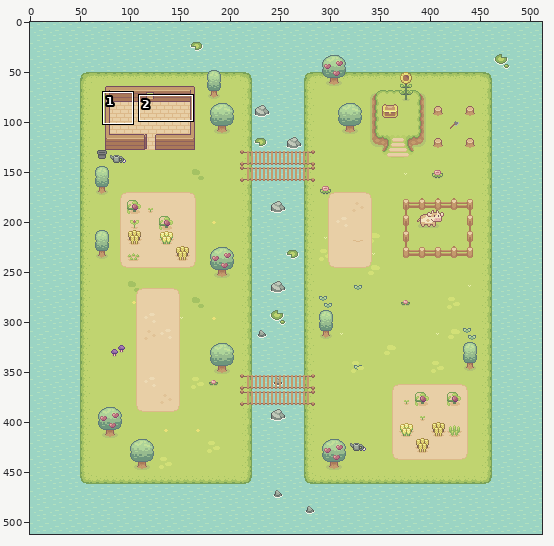
Two states of a sprite sheet, realmapproject.png. The picture above shows the old version from afar; the outline marks the close-up.
Close-up. Before the edit:
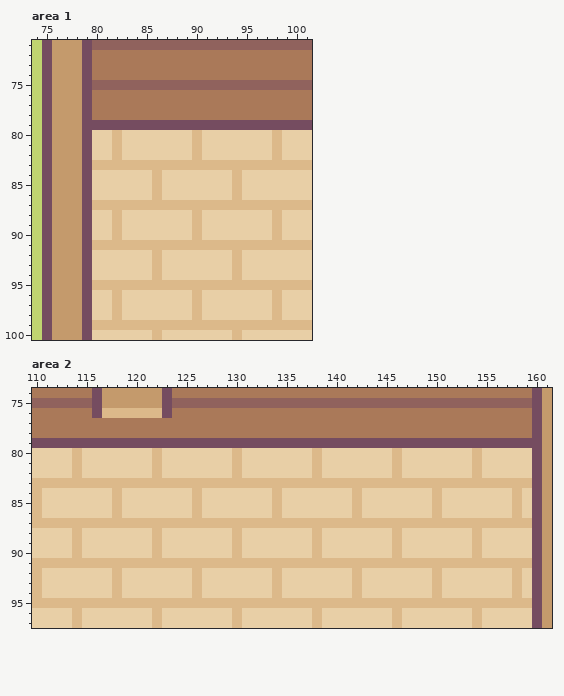
The file is 512x512 pixels. Colours within 5 levels of each other are drawn and written as one. Shown: area 1: x 74..101, y 71..100; area 2: x 110..161, y 74..97.
Once edited:
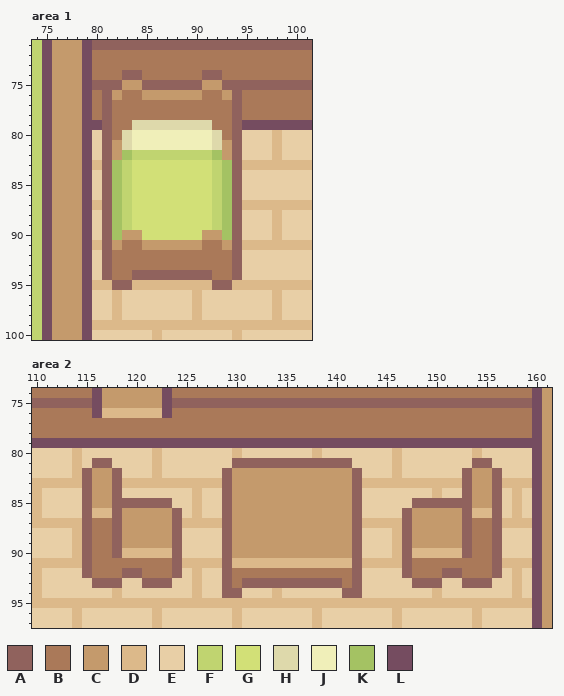
Palette (. is transparent): A #90625d  B #aa7959  C #c49a6c  D #dcb98a  E #e8cfa6  F #c0d470  G #d2e077  H #ded9ab  J #f0efb9  K #a4c263  L #754c60
Change:
Area 1:
y 74: x 83..84 BB -> AA; x 91..92 BB -> AA
y 75: x 83..84 AA -> CC; x 91..92 AA -> CC
y 76: x 81..82 BB -> AC; x 85..90 BBBBBB -> CCCCCC; x 93..94 BB -> CA
y 77..78: x 81 B -> A; x 94 B -> A
y 79: x 81..94 LLLLLLLLLLLLLL -> ABBHHHHHHHHBBA
y 80: x 81..94 EDEEEEEEEDEEEE -> ABHJJJJJJJJHBA
y 81: x 81..94 EDEEEEEEEDEEEE -> ACHJJJJJJJJHCA
y 82: x 81..94 EDEEEEEEEDEEEE -> ACKFFFFFFFFKCA
y 83: x 81..94 DDDDDDDDDDDDDD -> AKFGGGGGGGGFKA
y 84..86: x 81..94 EEEEEDEEEEEEED -> AKFGGGGGGGGFKA
y 87: x 81..94 DDDDDDDDDDDDDD -> AKFGGGGGGGGFKA
y 88..89: x 81..94 EDEEEEEEEDEEEE -> AKFGGGGGGGGFKA
y 90: x 81..94 EDEEEEEEEDEEEE -> AKCCGGGGGGCCKA
y 91: x 81..94 DDDDDDDDDDDDDD -> ACBBCCCCCCBBCA
y 92..93: x 81..94 EEEEEDEEEEEEED -> ABBBBBBBBBBBBA
y 94: x 81..94 EEEEEDEEEEEEED -> ABBAAAAAAAABBA
y 95: x 82..83 DD -> AA; x 92..93 DD -> AA
Area 2:
y 81: x 116..117 EE -> AA; x 130..141 DEEEEEEEDEEE -> AAAAAAAAAAAA; x 154..155 DE -> AA
y 82: x 115..118 EEEE -> ACCA; x 129..142 EDEEEEEEEDEEEE -> ACCCCCCCCCCCCA; x 153..156 EDEE -> ACCA
y 83: x 115..118 DDDD -> ACCA; x 129..142 DDDDDDDDDDDDDD -> ACCCCCCCCCCCCA; x 153..156 DDDD -> ACCA
y 84: x 115..118 EEED -> ACCA; x 129..142 EEEEEDEEEEEEED -> ACCCCCCCCCCCCA; x 153..156 EEEE -> ACCA
y 85: x 115..123 EEEDEEEEE -> ACCAAAAAA; x 129..142 EEEEEDEEEEEEED -> ACCCCCCCCCCCCA; x 148..156 EEDEEEEEE -> AAAAAACCA
y 86: x 115..124 EEEDEEEEEE -> ADDACCCCCA; x 129..142 EEEEEDEEEEEEED -> ACCCCCCCCCCCCA; x 147..156 EEEDEEEEEE -> ACCCCCADDA
y 87: x 115..124 DDDDDDDDDD -> ABBACCCCCA; x 129..142 DDDDDDDDDDDDDD -> ACCCCCCCCCCCCA; x 147..156 DDDDDDDDDD -> ACCCCCABBA
y 88..89: x 115..124 EEEEEEEDEE -> ABBACCCCCA; x 129..142 EDEEEEEEEDEEEE -> ACCCCCCCCCCCCA; x 147..156 EEEEEEEDEE -> ACCCCCABBA
y 90: x 115..121 EEEEEEE -> ABBADDD; x 123..124 EE -> DA; x 129..142 EDEEEEEEEDEEEE -> ACCCCCCCCCCCCA; x 147..156 EEEEEEEDEE -> ADDDDDABBA
y 91: x 115..124 DDDDDDDDDD -> ABBBBBBBBA; x 129 D -> A; x 142 D -> A; x 147..156 DDDDDDDDDD -> ABBBBBBBBA
y 92: x 115..124 EEEDEEEEEE -> ABBBAABBBA; x 129..142 EEEEEDEEEEEEED -> ABBBBBBBBBBBBA; x 147..156 EEEDEEEEEE -> ABBBAABBBA
y 93: x 116..118 EED -> AAA; x 121..123 EEE -> AAA; x 129..142 EEEEEDEEEEEEED -> ABAAAAAAAAAABA; x 148..150 EED -> AAA; x 153..155 EEE -> AAA
y 94: x 129..130 EE -> AA; x 141..142 ED -> AA
